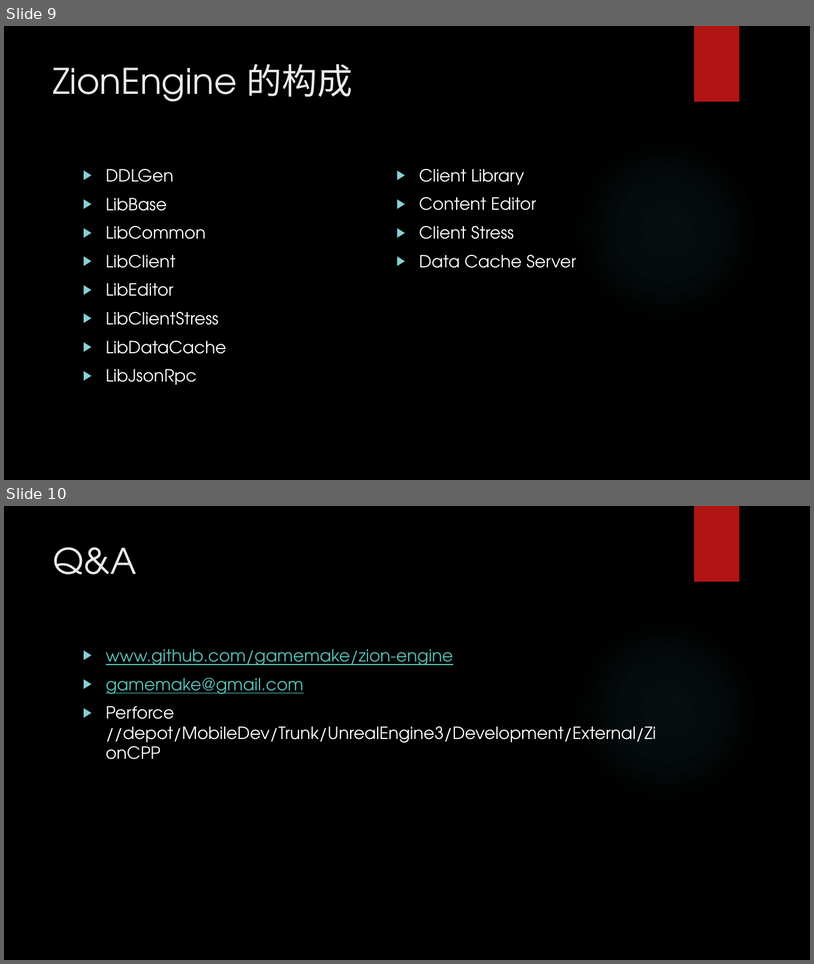
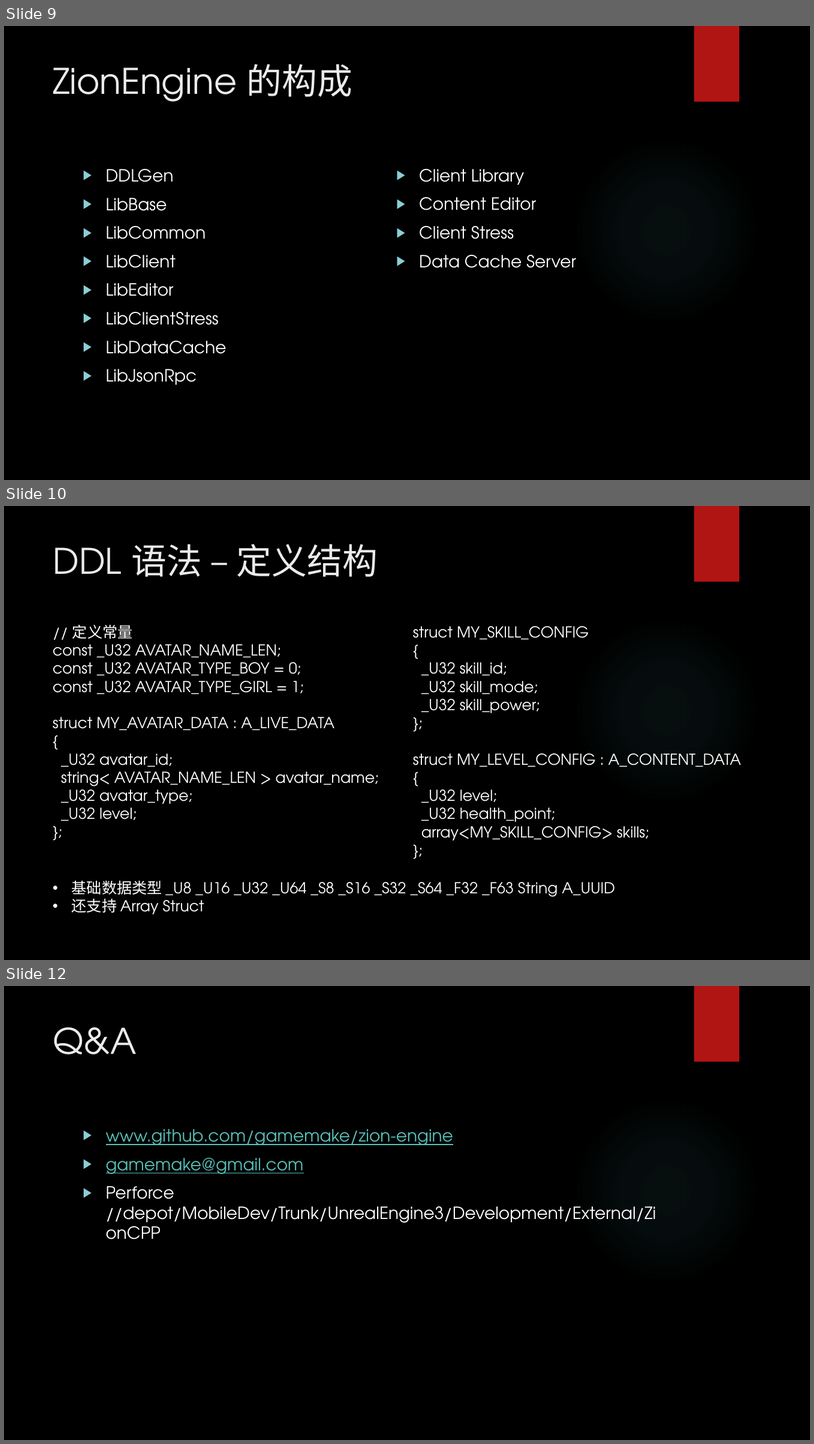
Before and after one commit to luozhishen/gameengine, a slide deck: Development/Documents/ZionEngine.pptx. Shown one above the other, each under a label of ours: slides 9 and 10 before the commit, slides 9, 10 and 12 after it; the slides between them are not shown. The pictures are 814x964 and 814x1444 pixels, drawn with LibreOffice and Linux fonts; fonts in the diff are those of the drawing; background and template pictures are left out. Boxes give left, top, right and bottom in pixels: in the first picture for what was removed or moved away, otherwise in the second. Text is boxed around its words. In the diff, an @@ line names an element or a change of style, - is before the commit and + after.

```diff
--- a/Development/Documents/ZionEngine.pptx
+++ b/Development/Documents/ZionEngine.pptx
@@ slide 10 added at (x1=4, y1=506, x2=810, y2=960), background picture (left out); not listed: 2 template elements that a slide beside it also shows @@
@@ title added at (x1=53, y1=544, x2=378, y2=577), 42 pt, text #EBEBEB @@
+DDL 语法 – 定义结构
@@ text added at (x1=53, y1=624, x2=380, y2=820), 18 pt, text #FFFFFF @@
+// 定义常量
+const _U32 AVATAR_NAME_LEN;
+const _U32 AVATAR_TYPE_BOY = 0;
+const _U32 AVATAR_TYPE_GIRL = 1;
+struct MY_AVATAR_DATA : A_LIVE_DATA
+{
+_U32 avatar_id;
+string< AVATAR_NAME_LEN > avatar_name;
+_U32 avatar_type;
+_U32 level;
+};
@@ text added at (x1=413, y1=626, x2=741, y2=840), 18 pt, text #FFFFFF @@
+struct MY_SKILL_CONFIG
+{
+_U32 skill_id;
+_U32 skill_mode;
+_U32 skill_power;
+};
+struct MY_LEVEL_CONFIG : A_CONTENT_DATA
+{
+_U32 level;
+_U32 health_point;
+array<MY_SKILL_CONFIG> skills;
+};
@@ text added at (x1=72, y1=880, x2=615, y2=914), 18 pt, text #FFFFFF @@
+• 基础数据类型 _U8 _U16 _U32 _U64 _S8 _S16 _S32 _S64 _F32 _F63 String A_UUID
+• 还支持 Array Struct
@@ what was slide 10 is now slide 12 @@
```
Also in this commit, not shown: 2 slides changed, 1 other slide added.
